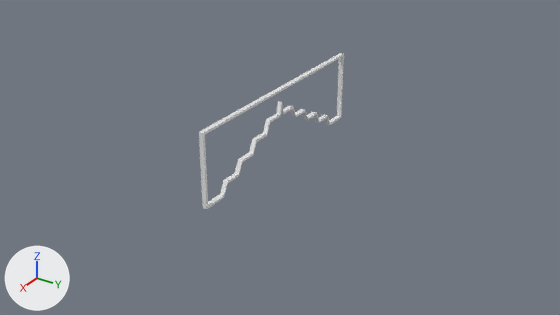
Renders of the Blender file Tubes Gapura.blend from each side of a commit.
Before and after are seen from the file's camera 'MyCamera'. Arrows for +X, +Y and +Z are at lower left; the lights stay in place.

Names of what the first picture shows: 'cube_object', 'cube_object.001'.
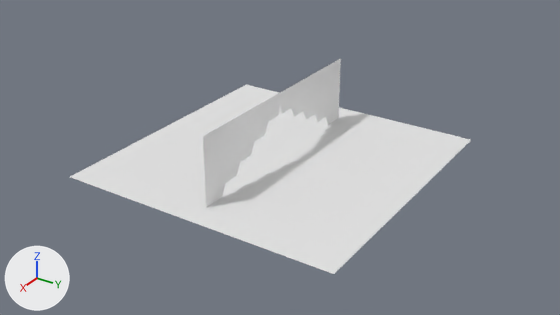
Patch to the scene script:
```diff
--- a/Tubes Gapura.blend.py
+++ b/Tubes Gapura.blend.py
@@ me_cube_data_329 @@
 # used by ob_cube_object; location = (0.0, 0.0, 0.2)
-me_cube_data_329.from_pydata(...)  # 56 vertices, 51 faces; spans x 0.0..10.45, y -0.2..0.2, z -0.2..6.2
+me_cube_data_329.from_pydata(...)  # 13 vertices, 1 face; spans x 0.0..10.25, y 0.0, z 0.0..6.0
+# me_cube_data_329 part 1: the loose piece of 54 vertices spanning x 0.0..10.45, y -0.2..0.2, z -0.2..6.2 is rebuilt with 13 vertices and now spans x 0.0..10.25, y 0.0, z 0.0..6.0
@@ me_cube_data_330 @@
 # used by ob_cube_object_001; location = (0.0, 0.0, 0.2); rotation_euler = (0.0, 0.0, 3.142), in degrees (0, 0, 180)
-me_cube_data_330.from_pydata(...)  # 56 vertices, 51 faces; spans x 0.0..10.45, y -0.2..0.2, z -0.2..6.2
+me_cube_data_330.from_pydata(...)  # 13 vertices, 1 face; spans x 0.0..10.25, y 0.0, z 0.0..6.0
+# me_cube_data_330 part 2: the loose piece of 54 vertices spanning x 0.0..10.45, y -0.2..0.2, z -0.2..6.2 is rebuilt with 13 vertices and now spans x 0.0..10.25, y 0.0, z 0.0..6.0
@@ me_plane_002 @@
+me_plane_002.from_pydata([(-12.5, -12.5, 0.0), (12.5, -12.5, 0.0), (-12.5, 12.5, 0.0), (12.5, 12.5, 0.0)], [], [(0, 1, 3, 2)])
@@ ob_cube_object @@
 ob_cube_object = bpy.data.objects.new('cube_object', me_cube_data_329)
-ob_cube_object.location = (0.0, 0.0, 0.2)
+ob_cube_object.location = (0.0, 0.0, 0.0)
@@ ob_cube_object_001 @@
 ob_cube_object_001 = bpy.data.objects.new('cube_object.001', me_cube_data_330)
-ob_cube_object_001.location = (0.0, 0.0, 0.2)
+ob_cube_object_001.location = (0.0, 0.0, 0.0)
 ob_cube_object_001.rotation_euler = (0.0, 0.0, 3.142)  # degrees (0, 0, 180)
@@ ob_plane @@
+ob_plane = bpy.data.objects.new('Plane', me_plane_002)
+ob_plane.location = (0.0, 0.0, 0.0)
```

Boxes (x1, y1, x2, y2) around the edits, measured in the pictures (560 x 315 px):
'Plane', added
    after: (70, 85, 471, 274)
'cube_object', reshaped, moved (7% narrower)
    before: (199, 88, 282, 209)
    after: (203, 93, 280, 208)
'cube_object.001', reshaped, moved (7% narrower, 7% shorter)
    before: (278, 53, 344, 125)
    after: (280, 58, 341, 125)
